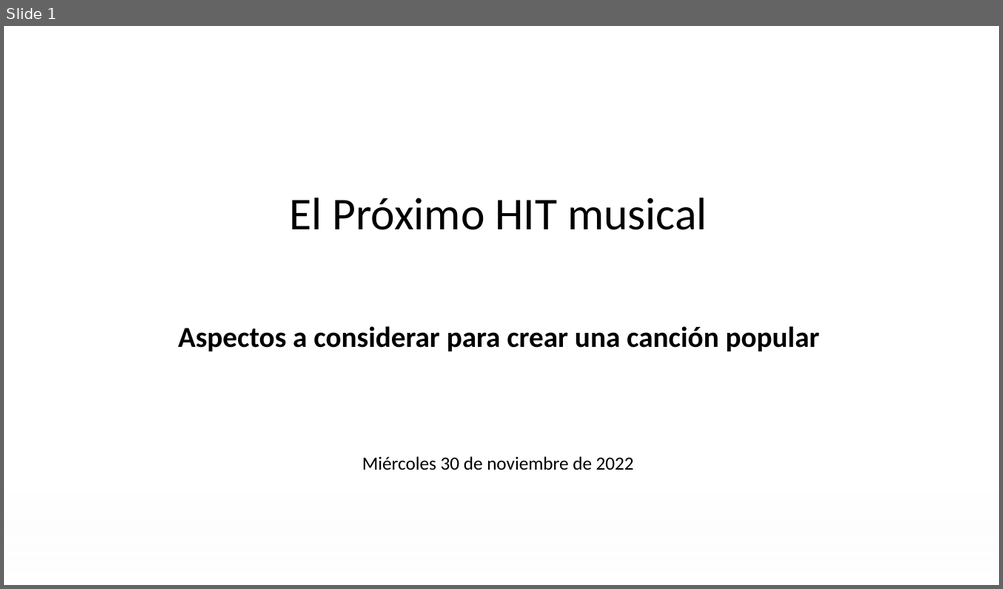
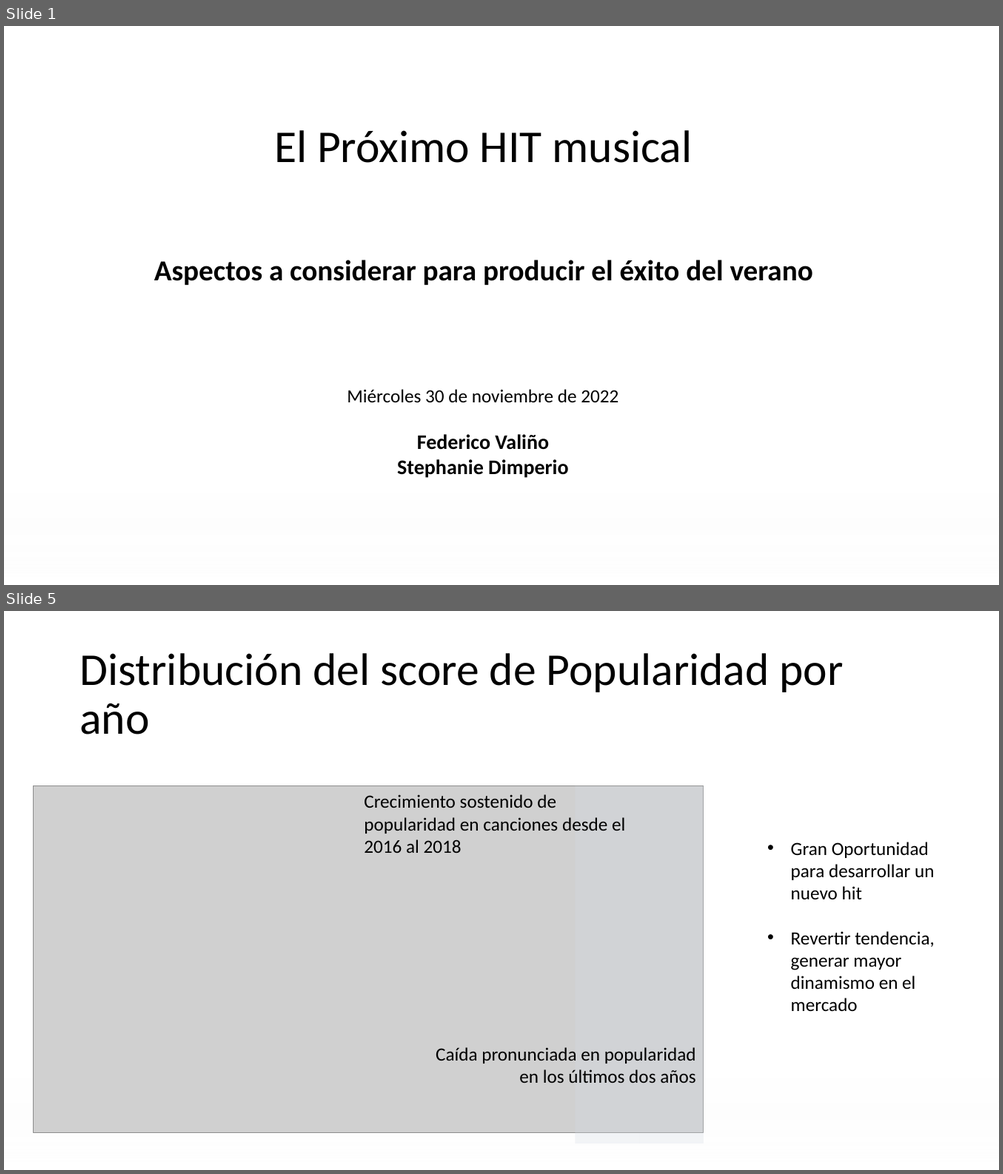
Before and after one commit to federicovalino/Summer_Song_BI, a slide deck: visualization/PresentaciónObligatorio.pptx. Shown one above the other, each under a label of ours: slide 1 before the commit, slides 1 and 5 after it; the slides between them are not shown. The pictures are 1003x589 and 1003x1174 pixels, drawn with LibreOffice and Linux fonts; fonts in the diff are those of the drawing; grey boxes stand for pictures; background and template pictures are left out. Boxes give left, top, right and bottom in pixels: in the first picture for what was removed or moved away, otherwise in the second. Text is boxed around its words. In the diff, an @@ line names an element or a change of style, - is before the commit and + after.

```diff
--- a/visualization/PresentaciónObligatorio.pptx
+++ b/visualization/PresentaciónObligatorio.pptx
@@ slide 5 added at [4, 611, 999, 1170], background picture (left out); not listed: 1 template element that a slide beside it also shows @@
@@ title added at [79, 653, 843, 735], 44 pt, text #000000 @@
+Distribución del score de Popularidad por año
@@ text added at [791, 842, 934, 1012], 18 pt, text #000000 @@
+• Gran Oportunidad para desarrollar un nuevo hit
+• Revertir tendencia, generar mayor dinamismo en el mercado
@@ group added at [33, 786, 703, 1145]: 2 rectangles, 2 texts, 1 picture @@
+Crecimiento sostenido de popularidad en canciones desde el 2016 al 2018
+Caída pronunciada en popularidad en los últimos dos años
@@ slide 1 changed as well @@
@@ text "El Próximo HIT musical": place and size @@
-text "El Próximo HIT musical" at [289, 198, 707, 230]
+text "El Próximo HIT musical" at [274, 130, 692, 163]
@@ text at [154, 260, 813, 285]: text changed @@
-Aspectos a considerar para crear una canción popular
+Aspectos a considerar para producir el éxito del verano
@@ text at [347, 389, 618, 478]: text changed; size 18 to 20 pt; bold on @@
-Miércoles 30 de noviembre de 2022
+Miércoles 30 de noviembre de 2022
+Federico Valiño
+Stephanie Dimperio
```
Also in this commit, not shown: 9 other slides added, 17 slides removed.
